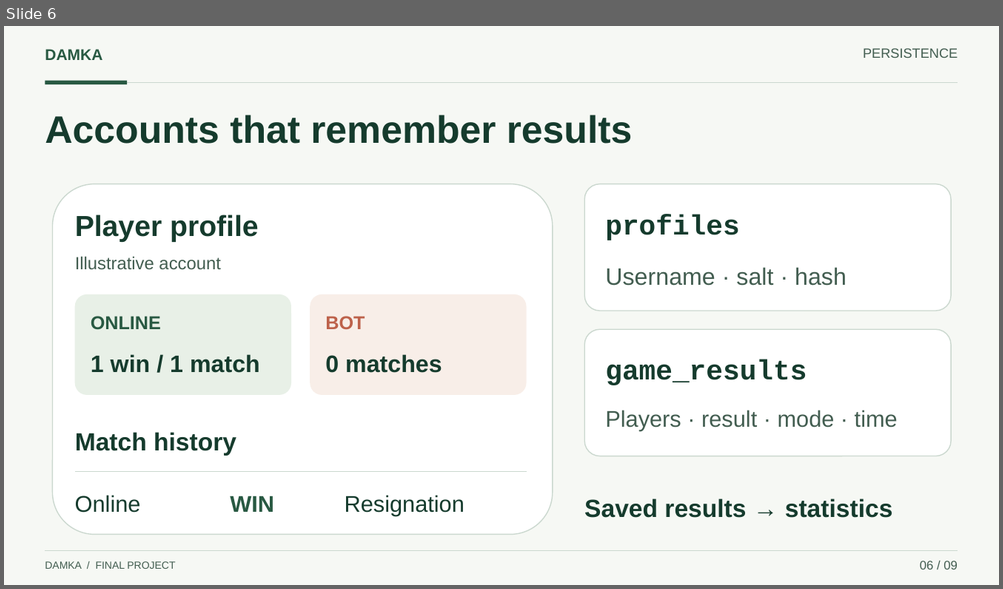
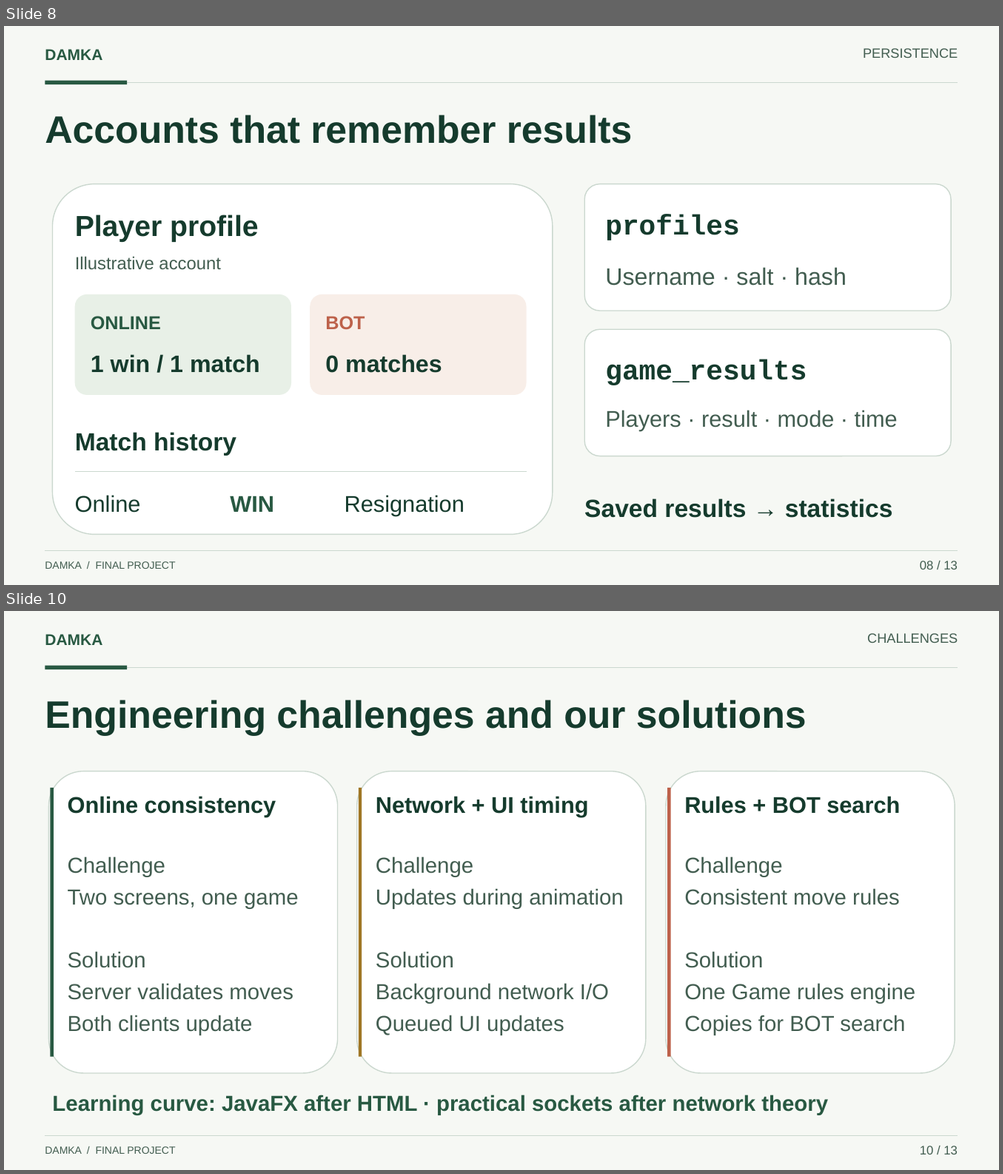
Before and after one commit to MuthannaFrhat/damka-game, a slide deck: docs/presentation/Damka_Presentation.pptx. Shown one above the other, each under a label of ours: slide 6 before the commit, slides 8 and 10 after it; the slides between them are not shown. The pictures are 1003x589 and 1003x1174 pixels, drawn with LibreOffice and Linux fonts; fonts in the diff are those of the drawing. Boxes give left, top, right and bottom in pixels: in the first picture for what was removed or moved away, otherwise in the second. Text is boxed around its words. In the diff, an @@ line names an element or a change of style, - is before the commit and + after.

Commit message:
Add technical architecture, challenges and contribution slides

```diff
--- a/docs/presentation/Damka_Presentation.pptx
+++ b/docs/presentation/Damka_Presentation.pptx
@@ slide 10 added at (4,611,999,1170), background #F6F8F4 @@
@@ text added at (45,634,102,645), 15 pt, text #285942, bold @@
+DAMKA
@@ text added at (867,633,957,643), 13 pt, text #425D50 @@
+CHALLENGES
@@ line added from (45, 668) to (958, 668), #CBD8CF 1 pt @@
@@ rectangle added at (45,666,127,670), fill #285942 @@
@@ text added at (45,700,806,735), 37 pt, text #153B2D, bold @@
+Engineering challenges and our solutions
@@ rounded rectangle added at (48,772,338,1073), fill #FFFFFF, outline #CBD8CF 1 pt @@
@@ rectangle added at (51,788,54,1057), fill #285942 @@
@@ rounded rectangle added at (357,772,646,1073), fill #FFFFFF, outline #CBD8CF 1 pt @@
@@ rectangle added at (358,788,361,1057), fill #9F7624 @@
@@ rounded rectangle added at (666,772,955,1073), fill #FFFFFF, outline #CBD8CF 1 pt @@
@@ rectangle added at (667,788,670,1057), fill #BD614A @@
@@ text added at (68,796,276,817), 22 pt, text #153B2D, bold @@
+Online consistency
@@ text added at (375,796,588,817), 22 pt, text #153B2D, bold @@
+Network + UI timing
@@ text added at (684,796,899,814), 22 pt, text #153B2D, bold @@
+Rules + BOT search
@@ text added at (68,857,299,1036), 21 pt, text #425D50 @@
+Challenge
+Two screens, one game
+Solution
+Server validates moves
+Both clients update
@@ text added at (375,857,623,1036), 21 pt, text #425D50 @@
+Challenge
+Updates during animation
+Solution
+Background network I/O
+Queued UI updates
@@ text added at (684,857,915,1036), 21 pt, text #425D50 @@
+Challenge
+Consistent move rules
+Solution
+One Game rules engine
+Copies for BOT search
@@ text added at (52,1095,828,1116), 21 pt, text #285942, bold @@
+Learning curve: JavaFX after HTML · practical sockets after network theory
@@ line added from (45, 1136) to (958, 1136), #CBD8CF 0.8 pt @@
@@ text added at (45,1147,175,1154), 10 pt, text #425D50 @@
+DAMKA / FINAL PROJECT
@@ text added at (919,1146,957,1155), 12 pt, text #425D50 @@
+10 / 13
@@ what was slide 6 is now slide 8 @@
@@ slide 8 changed as well @@
@@ text at (919,561,957,570): text changed @@
-06 / 09
+08 / 13
```
Also in this commit, not shown: 7 other slides changed, 4 other slides added, 1 slide removed, 4 other files.
